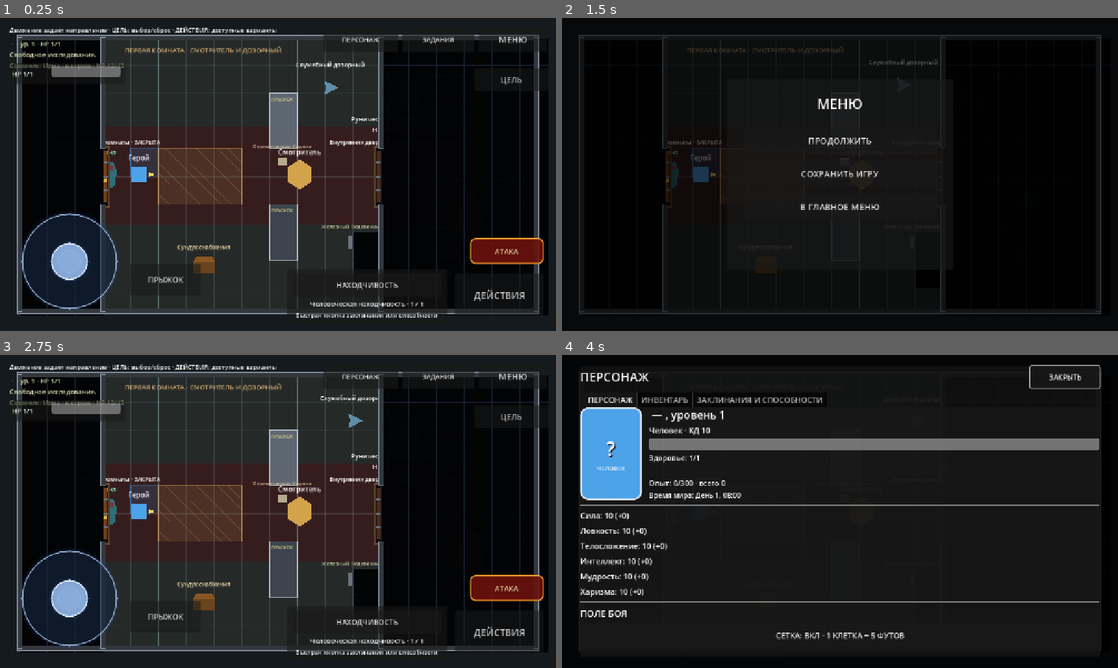
Above: before the commit, frames 1-4 (two rows, left to right).
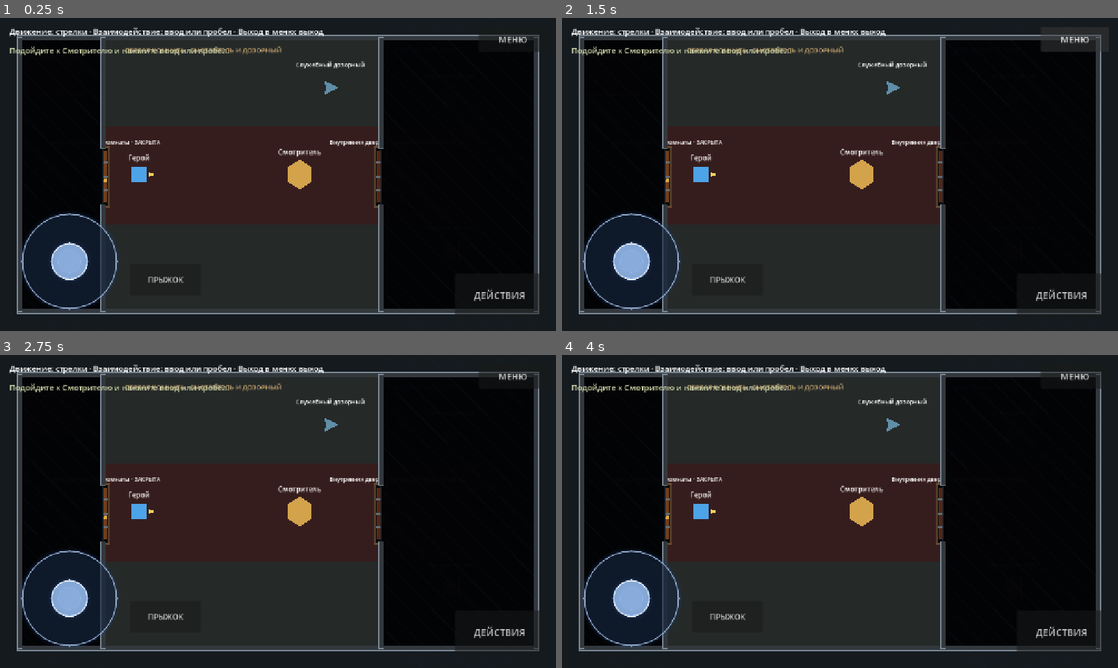
Above: after the commit, the same moments.

Repository: eretenkodaniil16-rgb/rpg-project
Game: Godot game, scene res://scenes/game/game.tscn
The game is run twice, just before and just after one commit, with the same random seed, the same clock (stepped at 60 frames per second) and the same inputs. This scene is started directly instead of the project's main scene.
Inputs (mouse positions are in pixels of both pictures, inside the frame that each line leads up to):
- Up to frame 1 (0.25 s): no input
- Up to frame 2 (1.5 s): click "ДЕЙСТВИЯ" at 0.5 s; click "МЕНЮ" at 1.25 s
- Up to frame 3 (2.75 s): click (278, 477) at 2 s, where only the run before the commit has a clickable "ПРОДОЛЖИТЬ"
- Up to frame 4 (4 s): click "ПРЫЖОК" at 2.75 s; click (923, 376) at 3.5 s, where only the run before the commit has a clickable "ПЕРСОНАЖ"

The runs differ from the first frame. In frame 1, 12% of the frame differs, in the area x 1-99%, y 2-96%; in frame 2, 42%; in frame 3, 12%; in frame 4, 36%.
Error after the commit: Parse Error: Could not resolve class "res://scripts/game/game_controllable_ally_damage_runtime.gd". (res://scripts/game/game_guard_post_polish_runtime.gd:1)

Commit message:
feat: разрешить противникам атаковать Ирну

Diff:
--- /dev/null
+++ b/scripts/game/game_controllable_ally_damage_runtime.gd
@@ -0,0 +1,259 @@
+extends "res://scripts/game/game_controllable_ally_control_runtime.gd"
+
+
+func resolve_npc_attack(
+	attacker: Node,
+	attack_bonus: int,
+	damage_die: int,
+	damage_bonus: int,
+	damage_type: String = "slashing"
+) -> Dictionary:
+	if _enemy_should_attack_ally(attacker):
+		return _resolve_npc_attack_against_ally(
+			attacker,
+			attack_bonus,
+			damage_die,
+			damage_bonus,
+			damage_type
+		)
+	return super.resolve_npc_attack(
+		attacker,
+		attack_bonus,
+		damage_die,
+		damage_bonus,
+		damage_type
+	)
+
+
+func _enemy_should_attack_ally(attacker: Node) -> bool:
+	if (
+		not is_instance_valid(attacker)
+		or not attacker is Node2D
+		or not is_instance_valid(_controllable_ally)
+		or not _controllable_ally is Node2D
+		or not _controllable_ally.has_method("can_receive_enemy_attack")
+		or not bool(_controllable_ally.call("can_receive_enemy_attack"))
+	):
+		return false
+	var attacker_position: Vector2 = (attacker as Node2D).global_position
+	var ally_position: Vector2 = (_controllable_ally as Node2D).global_position
+	var ally_distance: int = DistanceSystem.distance_feet(attacker_position, ally_position)
+	if ally_distance > DistanceSystem.MELEE_REACH_FEET:
+		return false
+	if not is_instance_valid(player):
+		return true
+	var player_distance: int = DistanceSystem.distance_feet(
+		attacker_position,
+		player.global_position
+	)
+	return (
+		GameState.player_character.current_health <= 0
+		or ally_distance <= player_distance
+	)
+
+
+func _resolve_npc_attack_against_ally(
+	attacker: Node,
+	attack_bonus: int,
+	damage_die: int,
+	damage_bonus: int,
+	damage_type: String,
+	natural_override: int = -1,
+	damage_override: int = -1
+) -> Dictionary:
+	if (
+		not is_instance_valid(attacker)
+		or not attacker is Node2D
+		or not is_instance_valid(_controllable_ally)
+		or not _controllable_ally is Node2D
+	):
+		return {"hit": false, "status": "invalid_actor"}
+	var ally_state: CombatantState = _ally_state()
+	if ally_state == null or ally_state.dead:
+		return {"hit": false, "status": "ally_dead"}
+	var attacker_position: Vector2 = (attacker as Node2D).global_position
+	var ally_position: Vector2 = (_controllable_ally as Node2D).global_position
+	var cover: Dictionary = (
+		_combat_environment.get_cover(attacker_position, ally_position)
+		if _combat_environment != null
+		else {"bonus": 0, "total_cover": false}
+	)
+	if bool(cover.get("total_cover", false)):
+		show_combat_message(
+			"%s не видит Ирну за полным укрытием." % _target_name(attacker),
+			false
+		)
+		return {"hit": false, "total_cover": true}
+	var attacker_state: CombatantState = _state_for(attacker)
+	var distance: int = DistanceSystem.distance_feet(attacker_position, ally_position)
+	var adjustments: Dictionary = _srd_rules.attack_roll_adjustments(
+		attacker_state,
+		ally_state,
+		distance,
+		true,
+		true
+	)
+	if bool(adjustments.get("blocked", false)):
+		return {"hit": false, "blocked": true}
+	var roll: Dictionary
+	if natural_override >= 1:
+		var natural: int = clampi(natural_override, 1, 20)
+		roll = {
+			"natural": natural,
+			"total": natural + attack_bonus
+		}
+	else:
+		roll = _srd_rules.roll_d20(
+			attack_bonus,
+			bool(adjustments.get("advantage", false)),
+			bool(adjustments.get("disadvantage", false)) or _ally_is_dodging()
+		)
+	var natural_roll: int = int(roll.get("natural", 1))
+	var target_ac: int = _ally_armor_class() + int(cover.get("bonus", 0))
+	var hit: bool = natural_roll != 1 and (
+		natural_roll == 20
+		or int(roll.get("total", 0)) >= target_ac
+	)
+	if not hit:
+		show_combat_message(
+			"%s промахивается по Ирне: %d против КД %d." % [
+				_target_name(attacker),
+				int(roll.get("total", 0)),
+				target_ac
+			],
+			false
+		)
+		return {
+			"hit": false,
+			"natural": natural_roll,
+			"total": int(roll.get("total", 0)),
+			"target": "ally"
+		}
+	var critical: bool = (
+		natural_roll == 20
+		or bool(adjustments.get("automatic_critical", false))
+	)
+	var damage: int = damage_override
+	if damage < 0:
+		damage = damage_bonus
+		for _index: int in range(2 if critical else 1):
+			damage += _srd_dice.roll_die(maxi(damage_die, 2))
+	var damage_result: Dictionary = _apply_damage_to_ally(
+		maxi(damage, 0),
+		damage_type,
+		critical,
+		attacker
+	)
+	damage_result["hit"] = true
+	damage_result["natural"] = natural_roll
+	damage_result["total"] = int(roll.get("total", 0))
+	damage_result["target"] = "ally"
+	return damage_result
+
+
+func _apply_damage_to_ally(
+	amount: int,
+	damage_type: String,
+	critical_hit: bool = false,
+	source: Node = null
+) -> Dictionary:
+	if not is_instance_valid(_controllable_ally):
+		return {"applied": 0, "status": "ally_missing"}
+	var state: CombatantState = _ally_state()
+	if state == null:
+		return {"applied": 0, "status": "state_missing"}
+	if state.dead:
+		return {"applied": 0, "dead": true}
+	if _ally_current_health() <= 0:
+		var zero_result: Dictionary = _srd_rules.damage_at_zero_hit_points(
+			state,
+			critical_hit
+		)
+		show_combat_message(
+			"Урон по Ирне при 0 HP: получено %d провала спасброска смерти." % int(
+				zero_result.get("failures_added", 0)
+			),
+			false
+		)
+		if bool(zero_result.get("dead", false)):
+			_call_ally("mark_dead")
+		_update_status()
+		return zero_result
+	var mitigation: Dictionary = _srd_rules.resolve_damage(
+		maxi(amount, 0),
+		damage_type,
+		state
+	)
+	var applied: int = int(mitigation.get("applied", 0))
+	var before: int = _ally_current_health()
+	var after: int = maxi(0, before - applied)
+	var remaining_damage: int = maxi(applied - before, 0)
+	var source_name: String = _target_name(source) if is_instance_valid(source) else "Источник"
+	show_combat_message(
+		"%s наносит Ирне %d урона. HP: %d/%d." % [
+			source_name,
+			applied,
+			after,
+			_ally_maximum_health()
+		],
+		false
+	)
+	if after > 0:
+		_call_ally("set_current_health", [after])
+	elif remaining_damage >= _ally_maximum_health():
+		_call_ally("mark_dead")
+		show_combat_message("Ирна погибает от массивного урона.", false)
+	else:
+		_call_ally("enter_dying")
+		show_combat_message(
+			"Ирна теряет сознание и начинает совершать спасброски смерти.",
+			false
+		)
+	_update_status()
+	return {
+		"applied": applied,
+		"current_health": _ally_current_health(),
+		"dead": state.dead,
+		"dying": _ally_current_health() <= 0 and not state.dead,
+		"critical": critical_hit
+	}
+
+
+func _ally_armor_class() -> int:
+	return int(_controllable_ally.call("get_armor_class")) if is_instance_valid(_controllable_ally) and _controllable_ally.has_method("get_armor_class") else 10
+
+
+func _ally_is_dodging() -> bool:
+	return bool(_controllable_ally.call("is_dodging")) if is_instance_valid(_controllable_ally) and _controllable_ally.has_method("is_dodging") else false
+
+
+func enemy_should_attack_ally_for_testing(attacker: Node) -> bool:
+	return _enemy_should_attack_ally(attacker)
+
+
+func resolve_npc_attack_against_ally_for_testing(
+	attacker: Node,
+	natural_roll: int,
+	damage: int
+) -> Dictionary:
+	return _resolve_npc_attack_against_ally(
+		attacker,
+		0,
+		2,
+		0,
+		"slashing",
+		natural_roll,
+		damage
+	)
+
+
+func apply_damage_to_controllable_ally_for_testing(
+	amount: int,
+	critical_hit: bool = false
+) -> Dictionary:
+	return _apply_damage_to_ally(
+		amount,
+		"slashing",
+		critical_hit,
+		null
+	)
--- a/scripts/game/game_guard_post_polish_runtime.gd
+++ b/scripts/game/game_guard_post_polish_runtime.gd
@@ -1 +1 @@
-extends "res://scripts/game/game_controllable_ally_control_runtime.gd"
+extends "res://scripts/game/game_controllable_ally_damage_runtime.gd"
--- /dev/null
+++ b/tests/smoke_controllable_ally_damage.gd
@@ -0,0 +1,129 @@
+extends SceneTree
+
+const GAME_SCENE: String = "res://scenes/game/game.tscn"
+
+var _completed: bool = false
+var _stage: String = "init"
+
+
+func _init() -> void:
+	call_deferred("_run")
+	call_deferred("_watchdog")
+
+
+func _watchdog() -> void:
+	await create_timer(25.0).timeout
+	if not _completed:
+		_fail("Ally damage smoke timed out at stage: %s" % _stage)
+
+
+func _run() -> void:
+	_stage = "setup"
+	var state: Node = root.get_node_or_null("GameState")
+	if state == null:
+		_fail("GameState is missing.")
+		return
+	state.call("new_game")
+	state.set("player_character", _make_hero())
+	var packed: PackedScene = load(GAME_SCENE) as PackedScene
+	var game: Node = packed.instantiate() if packed != null else null
+	if game == null:
+		_fail("Game scene could not be instantiated.")
+		return
+	root.add_child(game)
+	for _frame: int in range(18):
+		await process_frame
+
+	_stage = "locate_actors"
+	var player: Node2D = game.get_node_or_null("Player") as Node2D
+	var ally: Node = game.call("get_controllable_ally_for_testing")
+	var available_value: Variant = game.call("_available_targets")
+	var attacker: Node = null
+	if available_value is Array:
+		for value: Variant in available_value as Array:
+			if value is Node2D and is_instance_valid(value as Node2D):
+				attacker = value as Node
+				break
+	if player == null or ally == null or attacker == null or not ally is Node2D:
+		_fail("Required ally damage actors are missing.")
+		return
+
+	_stage = "target_selection"
+	(attacker as Node2D).global_position = Vector2(640.0, 360.0)
+	(ally as Node2D).global_position = Vector2(672.0, 360.0)
+	player.global_position = Vector2(960.0, 360.0)
+	if not bool(game.call("enemy_should_attack_ally_for_testing", attacker)):
+		_fail("A nearby enemy did not select the closer controllable ally.")
+		return
+
+	_stage = "deterministic_enemy_attack"
+	var before: int = int(ally.call("get_current_health"))
+	var hit: Dictionary = game.call(
+		"resolve_npc_attack_against_ally_for_testing",
+		attacker,
+		20,
+		4
+	) as Dictionary
+	if not bool(hit.get("hit", false)) or str(hit.get("target", "")) != "ally":
+		_fail("The NPC attack route did not resolve against Irna: %s" % hit)
+		return
+	if int(ally.call("get_current_health")) != before - 4:
+		_fail("The deterministic enemy attack did not reduce Irna HP by four.")
+		return
+
+	_stage = "enter_dying"
+	ally.call("set_current_health", 3)
+	var downed: Dictionary = game.call(
+		"apply_damage_to_controllable_ally_for_testing",
+		5,
+		false
+	) as Dictionary
+	var ally_state: CombatantState = ally.call("get_combatant_state") as CombatantState
+	if int(ally.call("get_current_health")) != 0 or ally_state == null or ally_state.dead:
+		_fail("Non-massive damage did not place Irna in the dying state: %s" % downed)
+		return
+	if not ally_state.has_condition("unconscious") or not ally_state.has_condition("incapacitated"):
+		_fail("Dying Irna is missing unconscious/incapacitated conditions.")
+		return
+
+	_stage = "damage_at_zero"
+	var critical_zero: Dictionary = game.call(
+		"apply_damage_to_controllable_ally_for_testing",
+		1,
+		true
+	) as Dictionary
+	if int(critical_zero.get("failures_added", 0)) != 2 or ally_state.death_save_failures != 2:
+		_fail("Critical damage at 0 HP did not add two death-save failures.")
+		return
+	var final_zero: Dictionary = game.call(
+		"apply_damage_to_controllable_ally_for_testing",
+		1,
+		false
+	) as Dictionary
+	if not bool(final_zero.get("dead", false)) or not ally_state.dead:
+		_fail("The third death-save failure did not kill Irna.")
+		return
+
+	game.queue_free()
+	await process_frame
+	_completed = true
+	print("Controllable ally enemy targeting, damage, dying and death smoke passed.")
+	quit(0)
+
+
+func _make_hero() -> PlayerCharacter:
+	var hero := PlayerCharacter.new()
+	hero.character_name = "Испытатель урона союзника"
+	hero.character_class_id = "fighter"
+	hero.character_class_name = "Воин"
+	hero.race_id = "human"
+	hero.race_name = "Человек"
+	hero.maximum_health = 14
+	hero.current_health = 14
+	hero.starter_loadout_granted = true
+	return hero
+
+
+func _fail(message: String) -> void:
+	push_error(message)
+	quit(1)
Not shown, changed: .github/workflows/validate-controllable-ally.yml
